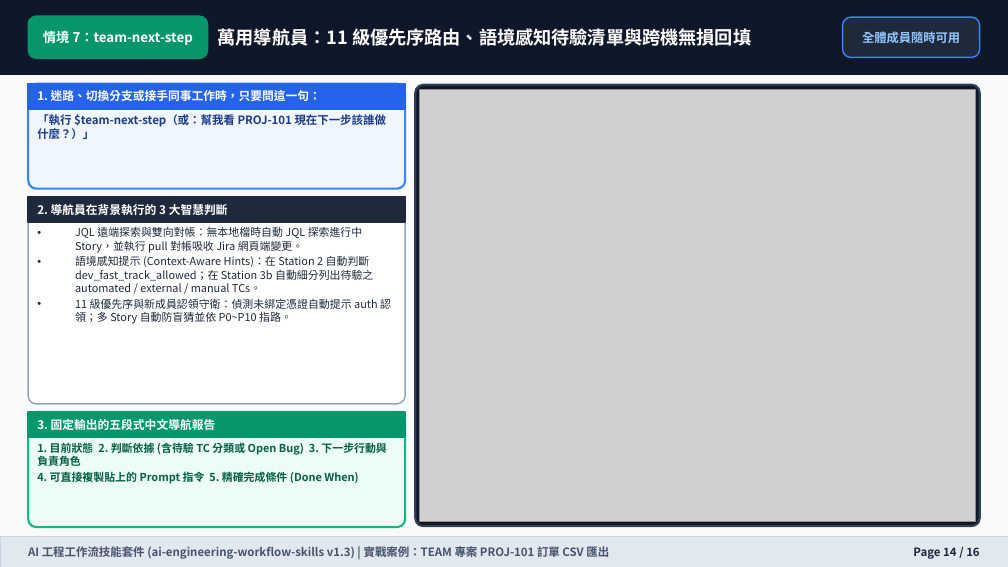
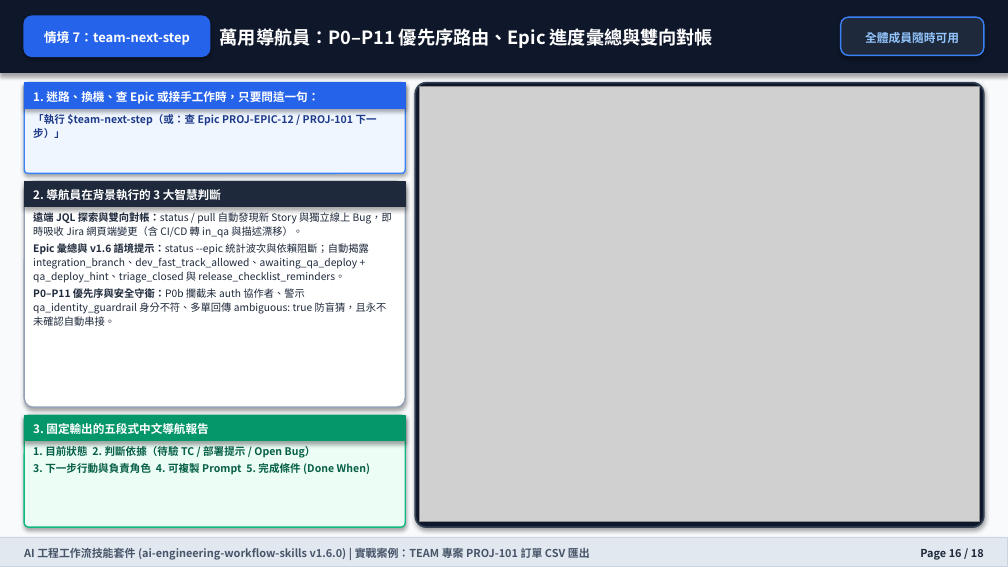
Before and after one commit to wilsonliu123/ai-engineering-workflow-skills, a slide deck: slide 16 of docs/training-manual.pptx (slide 14 before the commit). Drawn at 1008x567 pixels with LibreOffice and Linux fonts; fonts in the diff are those of the drawing; grey boxes stand for pictures. Boxes give left, top, right and bottom in pixels: in the first picture for what was removed or moved away, otherwise in the second. Text is boxed around its words. In the diff, an @@ line names an element or a change of style, - is before the commit and + after.

Commit message:
docs(ppt): sync training-manual.pptx and slide assets to v1.6.0

```diff
--- a/docs/training-manual.pptx
+++ b/docs/training-manual.pptx
@@ rounded rectangle: place and size @@
-rounded rectangle at [28,16,208,58]
+rounded rectangle at [24,16,210,56]
@@ rounded rectangle at [24,16,210,56]: fill #059669 to #2563EB; outline #059669 1 pt to #2563EB 1 pt; shadow on @@
@@ text "情境 7：team-next-step" at [44,31,190,45]: size 9.5 to 9.2 pt; line spacing 1 to 1.18 @@
@@ text at [220,26,713,50]: text changed @@
-萬用導航員：11 級優先序路由、語境感知待驗清單與跨機無損回填
+萬用導航員：P0–P11 優先序路由、Epic 進度彙總與雙向對帳
@@ rounded rectangle: place and size @@
-rounded rectangle at [843,17,980,57]
+rounded rectangle at [841,17,984,55]
@@ text "全體成員隨時可用" at [865,32,959,43]: size 8.8 to 8.4 pt; line spacing 1 to 1.18 @@
@@ rectangle: place and size @@
-rectangle at [28,84,405,109]
+rectangle at [24,83,405,108]
@@ rounded rectangle: place and size @@
-rounded rectangle at [28,84,405,188]
+rounded rectangle at [24,83,405,173]
@@ rounded rectangle at [24,83,405,173]: outline #3B82F6 1.5 pt to #3B82F6 1 pt; shadow on; proportions changed @@
@@ rounded rectangle: place and size @@
-rounded rectangle at [415,85,980,526]
+rounded rectangle at [415,83,984,527]
@@ rounded rectangle at [415,83,984,527]: outline #334155 1.5 pt to #334155 1.2 pt; shadow on; proportions changed @@
@@ picture: place and size @@
-picture at [419,90,976,521]
+picture at [419,87,980,521]
@@ text at [33,91,319,104]: text changed; size 8.4 to 8.3 pt @@
-1. 迷路、切換分支或接手同事工作時，只要問這一句：
+1. 迷路、換機、查 Epic 或接手工作時，只要問這一句：
@@ text at [33,114,377,138]: text changed; size 8.2 to 7.5 pt @@
-「執行 $team-next-step（或：幫我看 PROJ-101 現在下一步該誰做什麼？）」
+「執行 $team-next-step（或：查 Epic PROJ-EPIC-12 / PROJ-101 下一步）」
@@ shadow on in 5 elements at [0,0,1008,73], [24,83,405,108], [24,415,405,440], [841,17,984,55], [24,181,405,207] @@
@@ rounded rectangle: place and size @@
-rounded rectangle at [28,197,405,404]
+rounded rectangle at [24,181,405,407]
@@ rounded rectangle at [24,181,405,407]: shadow on; proportions changed @@
@@ rectangle: place and size @@
-rectangle at [28,197,405,222]
+rectangle at [24,181,405,207]
@@ text "2. 導航員在背景執行的 3 大智慧判斷" at [33,189,221,200]: size 8.4 to 8.3 pt; line spacing 1 to 1.18 @@
@@ text "2. 導航員在背景執行的 3 大智慧判斷": place and size @@
-text "2. 導航員在背景執行的 3 大智慧判斷" at [37,204,228,215]
+text "2. 導航員在背景執行的 3 大智慧判斷" at [33,189,221,200]
@@ text at [33,211,392,326]: text changed; size 7.8 to 7.3 pt @@
-• JQL 遠端探索與雙向對帳：無本地檔時自動 JQL 探索進行中 Story，並執行 pull 對帳吸收 Jira 網頁端變更。
-• 語境感知提示 (Context-Aware Hints)：在 Station 2 自動判斷 dev_fast_track_allowed；在 Station 3b 自動細分列出待驗之 automated / external / manual TCs。
-• 11 級優先序與新成員認領守衛：偵測未綁定憑證自動提示 auth 認領；多 Story 自動防盲猜並依 P0~P10 指路。
+遠端 JQL 探索與雙向對帳：status / pull 自動發現新 Story 與獨立線上 Bug，即時吸收 Jira 網頁端變更（含 CI/CD 轉 in_qa 與描述漂移）。
+Epic 彙總與 v1.6 語境提示：status --epic 統計波次與依賴阻斷；自動揭露 integration_branch、dev_fast_track_allowed、awaiting_qa_deploy + qa_deploy_hint、triage_closed 與 release_checklist_reminders。
+P0–P11 優先序與安全守衛：P0b 攔截未 auth 協作者、警示 qa_identity_guardrail 身分不符、多單回傳 ambiguous: true 防盲猜，且永不未確認自動串接。
@@ rectangle: place and size @@
-rectangle at [28,412,405,437]
+rectangle at [24,415,405,440]
@@ rounded rectangle: place and size @@
-rounded rectangle at [28,412,405,527]
+rounded rectangle at [24,415,405,527]
@@ rounded rectangle at [24,415,405,527]: outline #10B981 1.5 pt to #10B981 1 pt; shadow on; proportions changed @@
@@ text "3. 固定輸出的五段式中文導航報告" at [33,423,208,434]: size 8.4 to 8.3 pt; line spacing 1 to 1.18 @@
@@ text at [33,446,370,476]: text changed; size 7.8 to 7.5 pt @@
-1. 目前狀態 2. 判斷依據 (含待驗 TC 分類或 Open Bug) 3. 下一步行動與負責角色
-4. 可直接複製貼上的 Prompt 指令 5. 精確完成條件 (Done When)
+1. 目前狀態 2. 判斷依據（待驗 TC / 部署提示 / Open Bug）
+3. 下一步行動與負責角色 4. 可複製 Prompt 5. 完成條件 (Done When)
@@ rectangle at [0,537,1008,566]: outline #CBD5E1 0.5 pt to #CBD5E1 0.75 pt; shadow on @@
@@ text at [24,546,590,561]: text changed; size 8.2 to 7.8 pt @@
-AI 工程工作流技能套件 (ai-engineering-workflow-skills v1.3) | 實戰案例：TEAM 專案 PROJ-101 訂單 CSV 匯出
+AI 工程工作流技能套件 (ai-engineering-workflow-skills v1.6.0) | 實戰案例：TEAM 專案 PROJ-101 訂單 CSV 匯出
@@ text at [920,549,984,560]: text changed; size 8.2 to 7.8 pt @@
-Page 14 / 16
+Page 16 / 18
```
Also in this commit, not shown: 13 other slides changed, 4 slides added, 2 slides removed, 18 other files.
